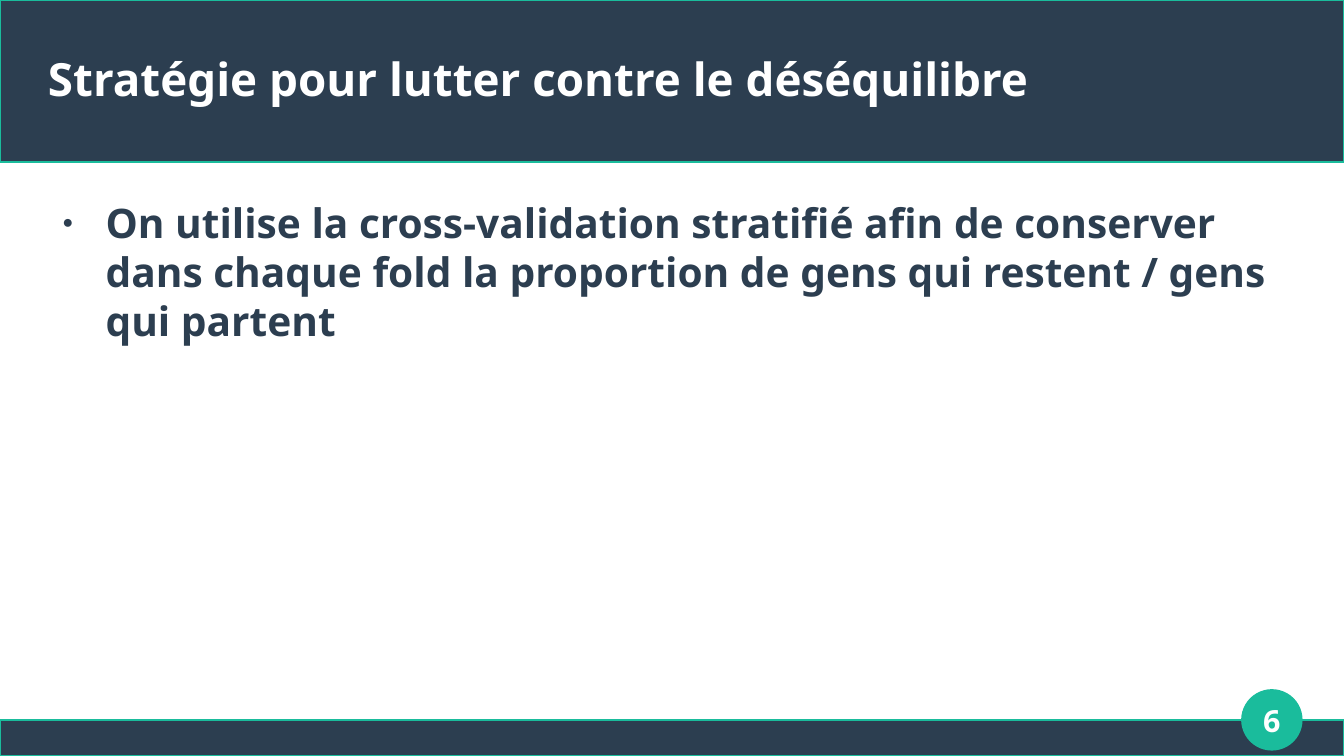
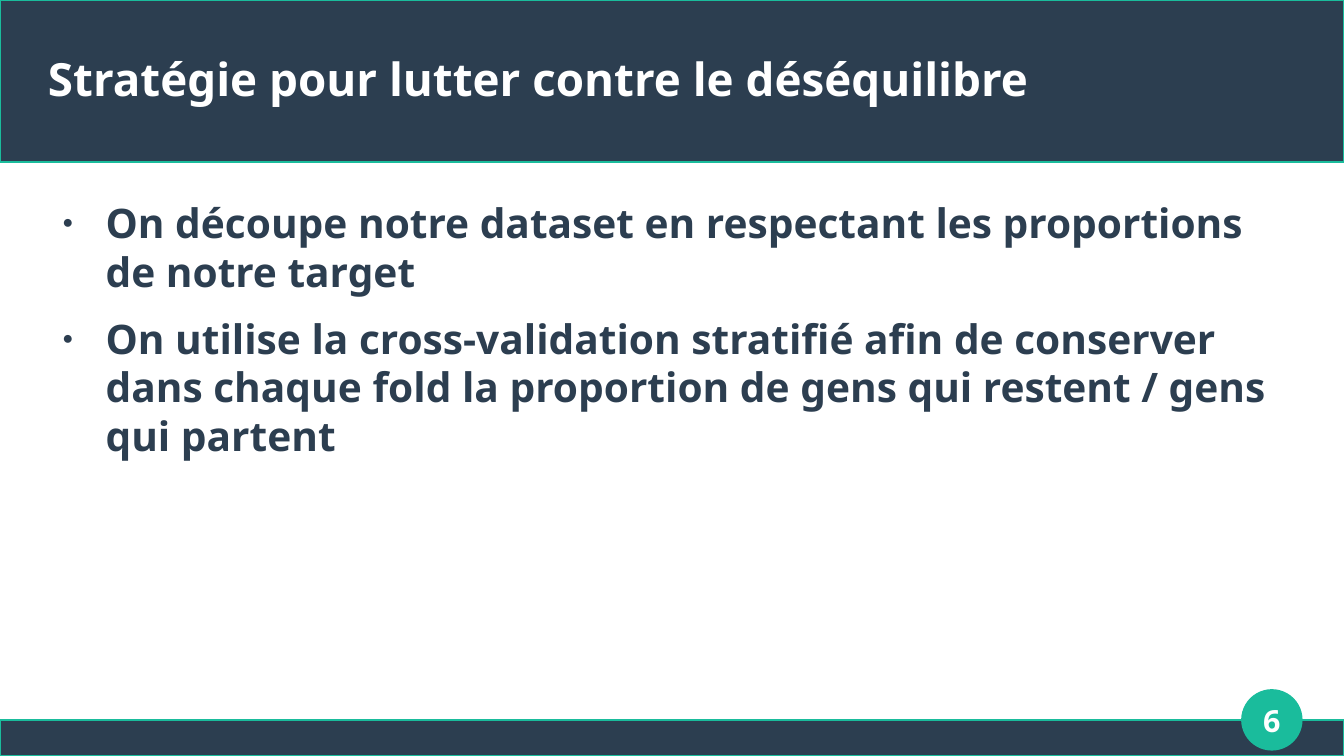
Before and after one commit to Apinsun/Projet4, a slide deck: slide 6 of presentation.odp. Drawn at 1344x756 pixels with LibreOffice and Linux fonts; fonts in the diff are those of the drawing. Boxes give left, top, right and bottom in pixels: in the first picture for what was removed or moved away, otherwise in the second. Text is boxed around its words. In the diff, an @@ line names an element or a change of style, - is before the commit and + after.

```diff
--- a/presentation.odp
+++ b/presentation.odp
@@ text at [106,207,1243,297]: paragraph added @@
+● On découpe notre dataset en respectant les proportions de notre target
```
Also in this commit, not shown: 1 other slide changed, 13 slides added, 1 slide removed, 1 other file.
